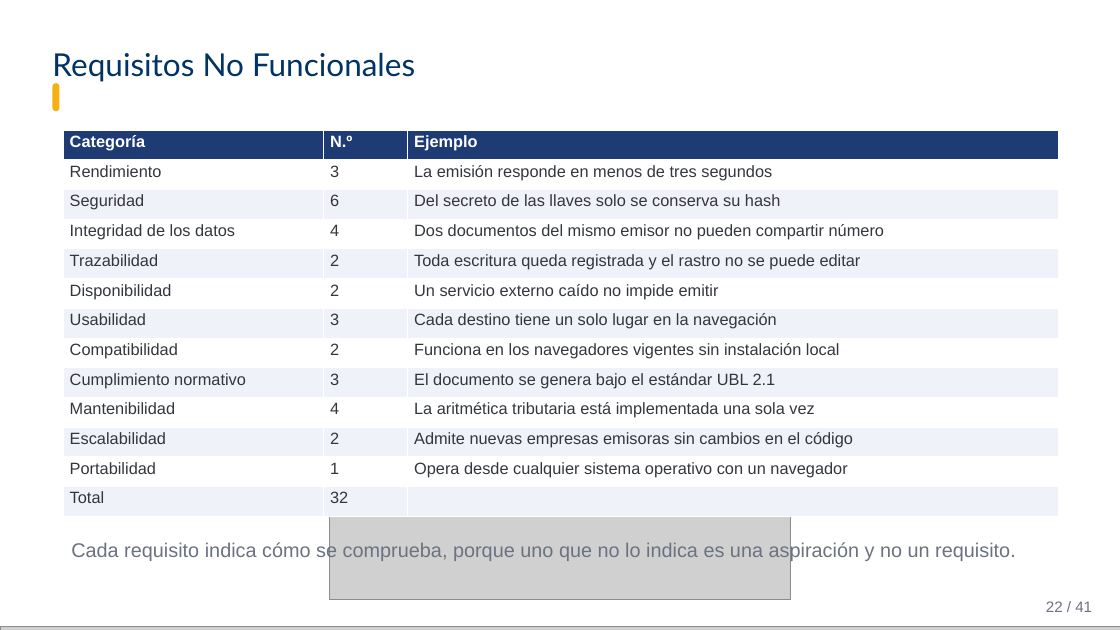
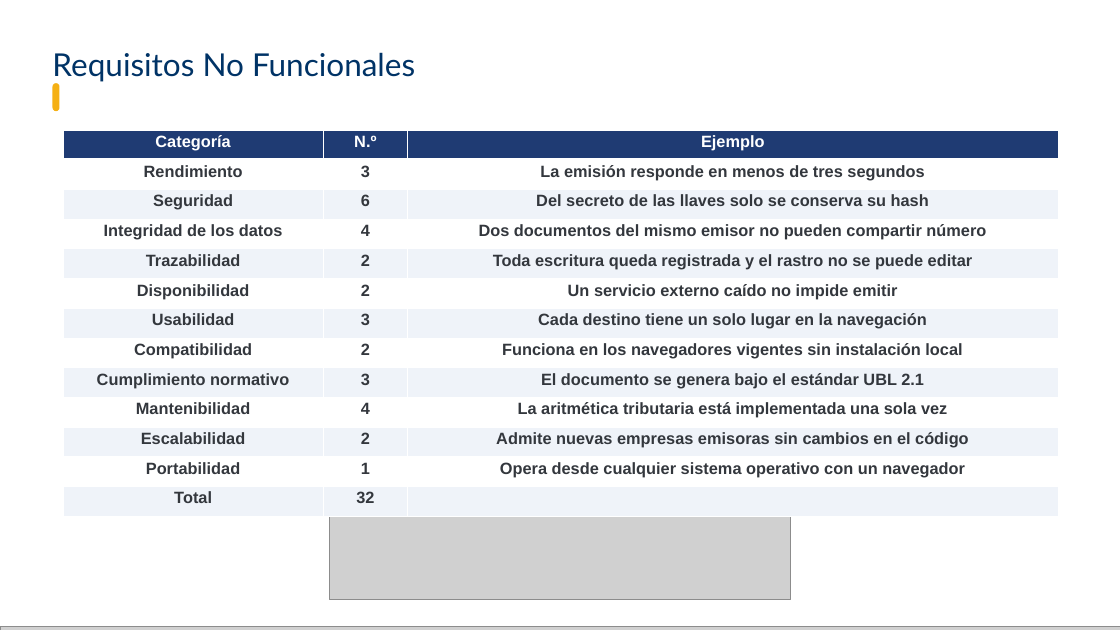
Before and after one commit to Brandonpyjv/Factugest, a slide deck: slide 19 of docs expo/carpeta exposicion/FactuGest - Sustentación.pptx (slide 22 before the commit). Drawn at 1120x630 pixels with LibreOffice and Linux fonts; fonts in the diff are those of the drawing; grey boxes stand for pictures; background and template pictures are left out. Boxes give left, top, right and bottom in pixels: in the first picture for what was removed or moved away, otherwise in the second. Text is boxed around its words. In the diff, an @@ line names an element or a change of style, - is before the commit and + after.

```diff
--- a/docs expo/carpeta exposicion/FactuGest - Sustentación.pptx
+++ b/docs expo/carpeta exposicion/FactuGest - Sustentación.pptx
@@ table at (63,130,1059,517) @@
@@ bold on @@
@@ alignment left to centre @@
@@ text removed at (71,541,1016,561) @@
-Cada requisito indica cómo se comprueba, porque uno que no lo indica es una aspiración y no un requisito.
@@ text removed at (1046,601,1092,612) @@
-22 / 41
```
Also in this commit, not shown: 35 other slides changed, 2 slides added, 5 slides removed, 10 other files.
